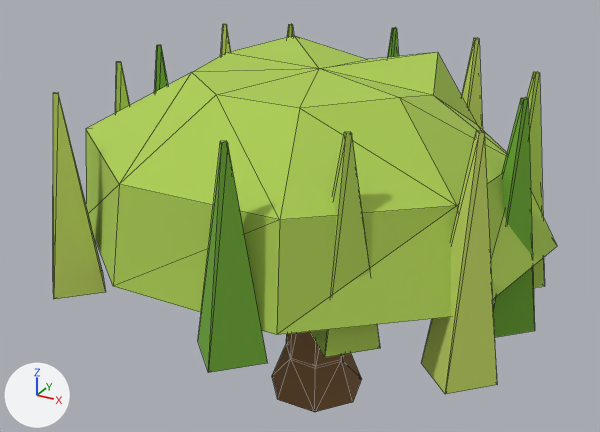
A saved change to the glTF model game/assets/models/nature/tree_willow_4.glb.
One viewpoint serves both versions: a camera (50 mm lens) standing at (4.65, -8.95, 6.96) and looking at (-0.26, -0.01, 2.49). The axes (+X, +Y, +Z) are drawn at lower left. The lights are the same throughout. The first picture is the older version. Mesh edges are drawn as thin lines. Objects named as collision shapes, trigger or cutter boxes, shadow casters or lower levels of detail are left out. Where no turn or scale is listed for an object, it has been applied to the vertices. Vertices at exactly the same position are counted once.

Objects in the first picture: 'tree_willow_4'.
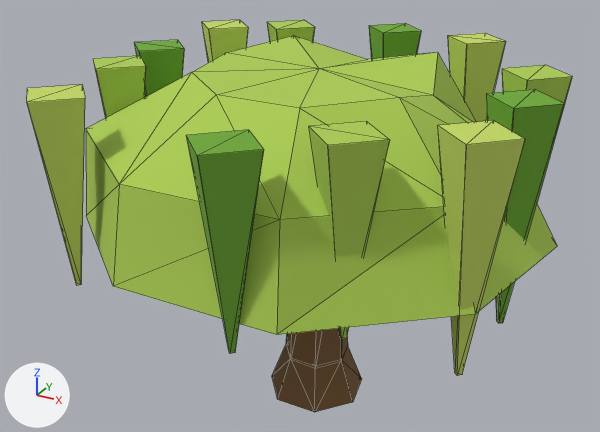
What differs and where, as boxes (x1, y1, x2, y2) in the pictures (600 x 432 px; the box of a moved part takes in the faces that stretch with it):
'tree_willow_4', reshaped (8% wider): before (53, 24, 557, 412); after (27, 20, 572, 412)
part 1 of me_tree_willow_4, moved or reshaped (not visible afterwards): before (62, 27, 294, 291)
part 2 of me_tree_willow_4, moved or reshaped (mostly hidden): before (394, 32, 483, 130); after (417, 33, 506, 121)
part 3 of me_tree_willow_4, moved or reshaped: before (115, 24, 479, 109); after (93, 20, 506, 122)
part 4 of me_tree_willow_4, moved or reshaped (not visible before): after (27, 85, 85, 282)
part 5 of me_tree_willow_4, moved or reshaped (not visible before): after (186, 65, 545, 156)
part 6 of me_tree_willow_4, moved or reshaped: before (115, 46, 168, 113); after (96, 49, 184, 118)
part 7 of me_tree_willow_4, moved or reshaped: before (53, 94, 106, 299); after (27, 104, 81, 286)
part 8 of me_tree_willow_4, moved or reshaped: before (56, 24, 292, 239); after (135, 33, 504, 49)
part 9 of me_tree_willow_4, moved or reshaped: before (198, 72, 536, 394); after (186, 69, 527, 375)
part 10 of me_tree_willow_4, moved or reshaped: before (208, 72, 544, 394); after (197, 65, 572, 376)

The change, as a list of edits to the scene's bpy script:
```text
Change me_tree_willow_4:
    where me_tree_willow_4.from_pydata(...)  # 152 vertices, 237 faces; spans x -3.05..3.0, y -3.31..3.3, z -0.1..4.59
    used by ob_tree_willow_4; location = (0.0, 0.0, 0.0)
    me_tree_willow_4 part 1: 5 of the vertices in x -2.19..-1.31, y -2.37..2.36, z 1.6..2.11 are moved by (-0.39, 0.0, 0.0)
    me_tree_willow_4 part 2: 2 of the vertices in x 0.21..1.53, y 2.73..2.87, z 1.4..1.55 are moved by (-0.39, 0.0, 0.0)
    me_tree_willow_4 part 3: 6 of the vertices in x -2.62..1.11, y -0.93..2.83, z 4.51 are moved by (0.0, -0.39, 0.0)
    me_tree_willow_4 part 4: 1 of the vertices in x -2.06, y -2.41, z 4.51 are moved by (0.0, -0.39, 0.0)
    me_tree_willow_4 part 5: 5 of the vertices in x 0.52..2.55, y -2.84..1.19, z 4.51 are moved by (0.0, 0.39, 0.0)
    me_tree_willow_4 part 6: 2 of the vertices in x -2.58..-2.4, y -1.31..-0.27, z 1.8..1.86 are moved by (0.0, 0.39, 0.0)
    me_tree_willow_4 part 7: 1 of the vertices in x -2.06, y -2.79, z 2.11 are moved by (0.0, 0.39, 0.0)
    me_tree_willow_4 part 8: 7 of the vertices in x -2.58..1.15, y -2.37..2.87, z 4.51 are moved by (0.39, 0.0, 0.0)
    me_tree_willow_4 part 9: 5 of the vertices in x 0.09..2.12, y -2.88..1.15, z 1.68..2.23 are moved by (0.39, 0.0, 0.0)
    me_tree_willow_4 part 10: 5 of the vertices in x 0.56..2.59, y -2.88..1.15, z 4.51 are moved by (0.39, 0.0, 0.0)
```
